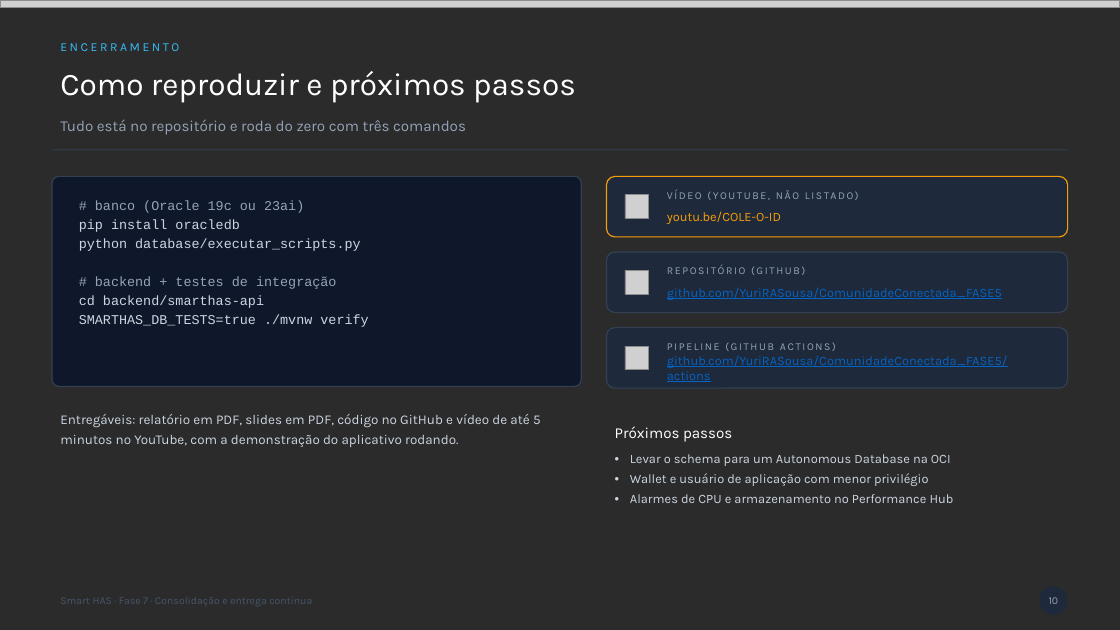
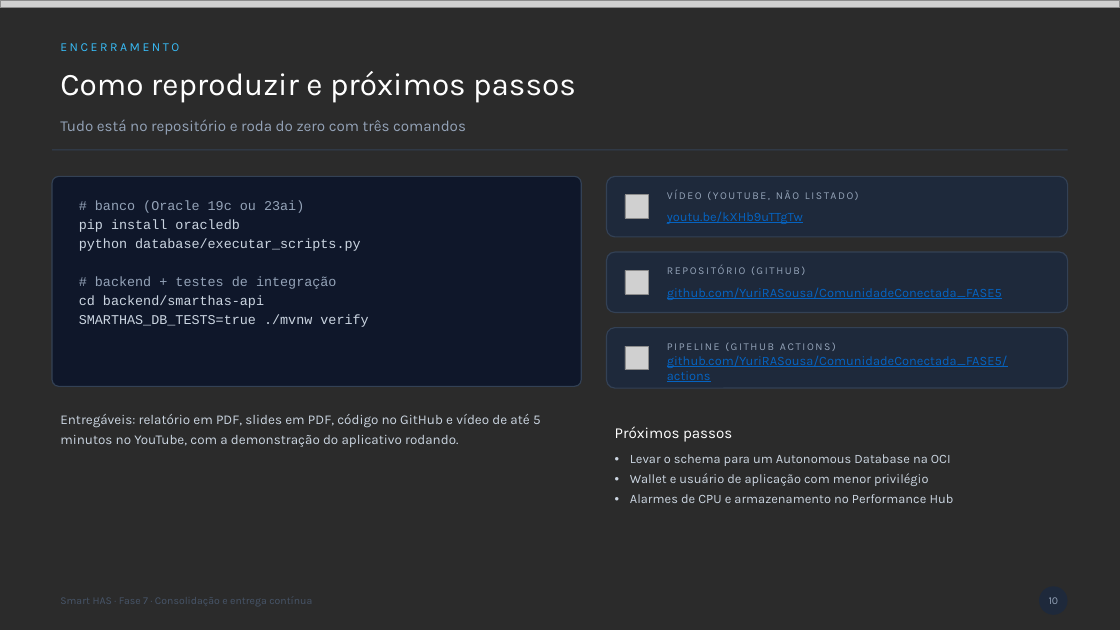
Before and after one commit to YuriRASousa/ComunidadeConectada_FASE5, a slide deck: slide 10 of docs/Slides_SmartHAS_Fase7.pptx. Drawn at 1120x630 pixels with LibreOffice and Linux fonts; fonts in the diff are those of the drawing; grey boxes stand for pictures; background and template pictures are left out; a plain dark background stands for a picture behind light text. Boxes give left, top, right and bottom in pixels: in the first picture for what was removed or moved away, otherwise in the second. Text is boxed around its words. In the diff, an @@ line names an element or a change of style, - is before the commit and + after.

```diff
--- a/docs/Slides_SmartHAS_Fase7.pptx
+++ b/docs/Slides_SmartHAS_Fase7.pptx
@@ rounded rectangle at [607, 176, 1068, 237]: outline #F59E0B 1 pt to #334155 1 pt @@
@@ text at [667, 212, 803, 224]: text changed; text colour #F59E0B to #0563C1 @@
-youtu.be/COLE-O-ID
+youtu.be/kXHb9uTTgTw
```
Also in this commit, not shown: 1 other slide changed, 2 other files.
